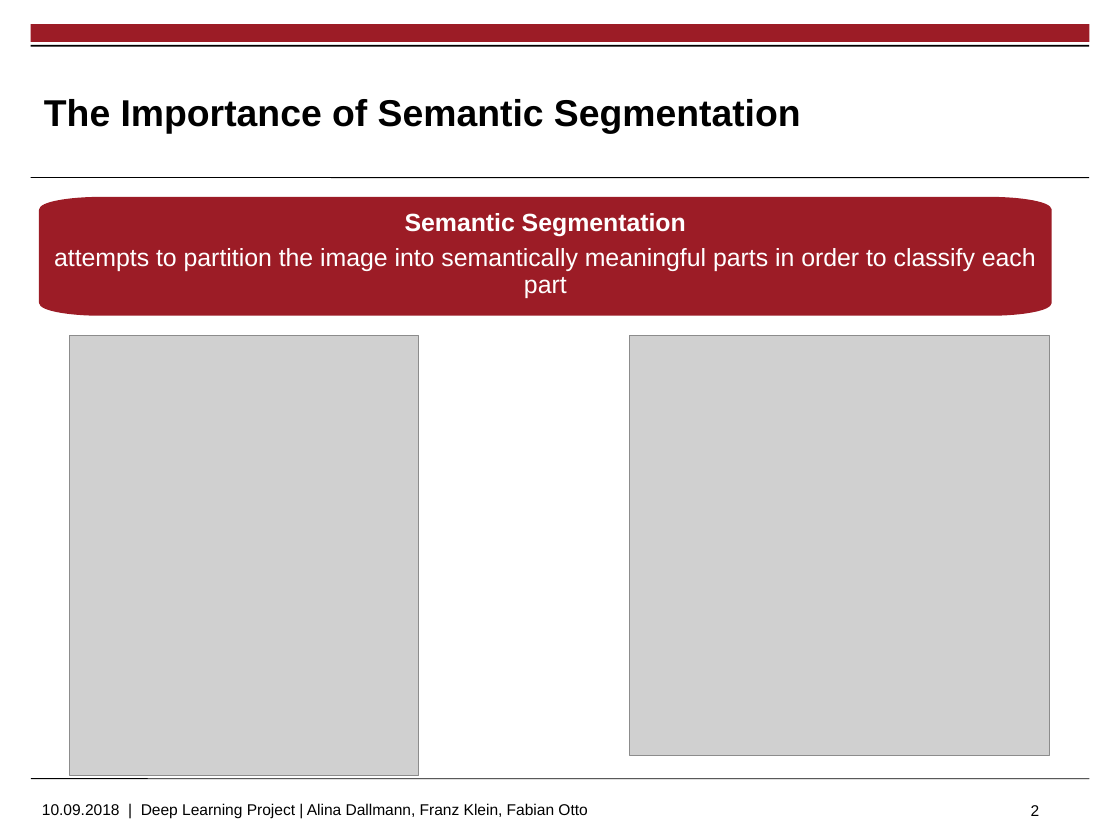
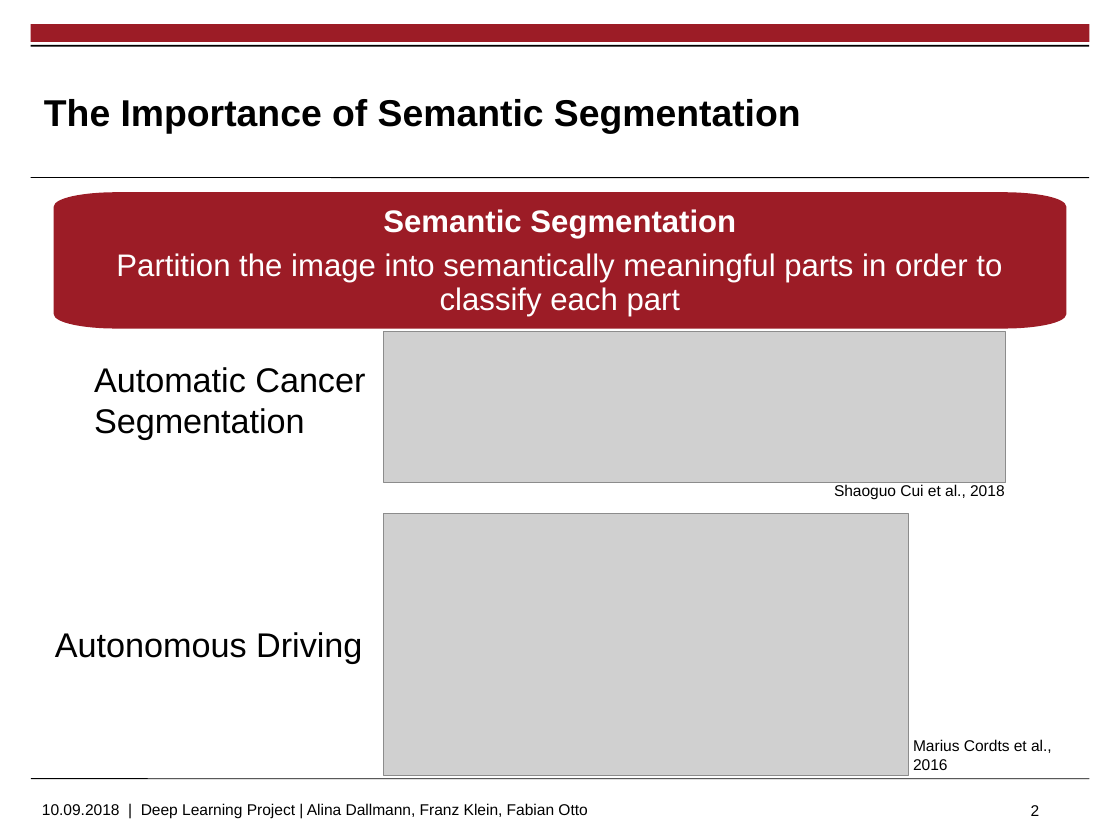
Before and after one commit to ottofabian/DeepLearning_Project, a slide deck: slide 2 of Project Presentation.pptx. Drawn at 1120x840 pixels with LibreOffice and Linux fonts; fonts in the diff are those of the drawing; grey boxes stand for pictures; background and template pictures are left out. Boxes give left, top, right and bottom in pixels: in the first picture for what was removed or moved away, otherwise in the second. Text is boxed around its words. In the diff, an @@ line names an element or a change of style, - is before the commit and + after.

```diff
--- a/Project Presentation.pptx
+++ b/Project Presentation.pptx
@@ freeform shape "Semantic Segmentation": place and size @@
-freeform shape "Semantic Segmentation" at [40, 198, 1049, 314]
+freeform shape "Semantic Segmentation" at [55, 194, 1064, 327]
@@ text in freeform shape at [383, 209, 736, 238]: size 16 to 20 pt in "Semantic Segmentation"; more space between paragraphs @@
@@ text in freeform shape at [116, 253, 1002, 316]: text changed; size 16 to 20 pt @@
-  attempts to partition the image into semantically meaningful parts in order to classify each part
+  Partition the image into semantically meaningful parts in order to classify each part
@@ picture removed at [69, 335, 419, 775] @@
@@ picture added at [384, 332, 1006, 483] @@
@@ picture removed at [629, 335, 1049, 755] @@
@@ text added at [94, 367, 365, 439], 22 pt, text #000000 @@
+Automatic Cancer Segmentation
@@ text added at [834, 484, 1005, 500], 10 pt, text #000000 @@
+Shaoguo Cui et al., 2018
@@ picture added at [384, 514, 909, 775] @@
@@ text added at [55, 632, 362, 664], 22 pt, text #000000 @@
+Autonomous Driving
@@ text added at [913, 739, 1052, 770], 10 pt, text #000000 @@
+Marius Cordts et al., 2016
```
Also in this commit, not shown: 2 other slides changed, 7 slides added, 7 slides removed, 1 other file.
